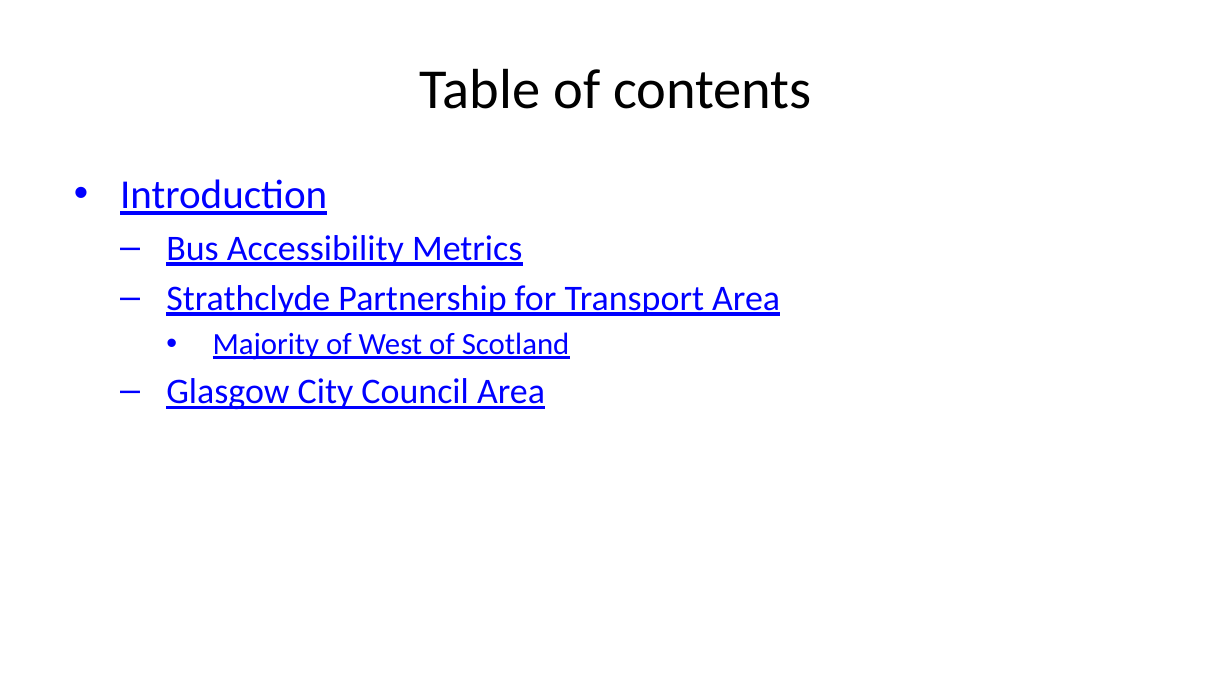
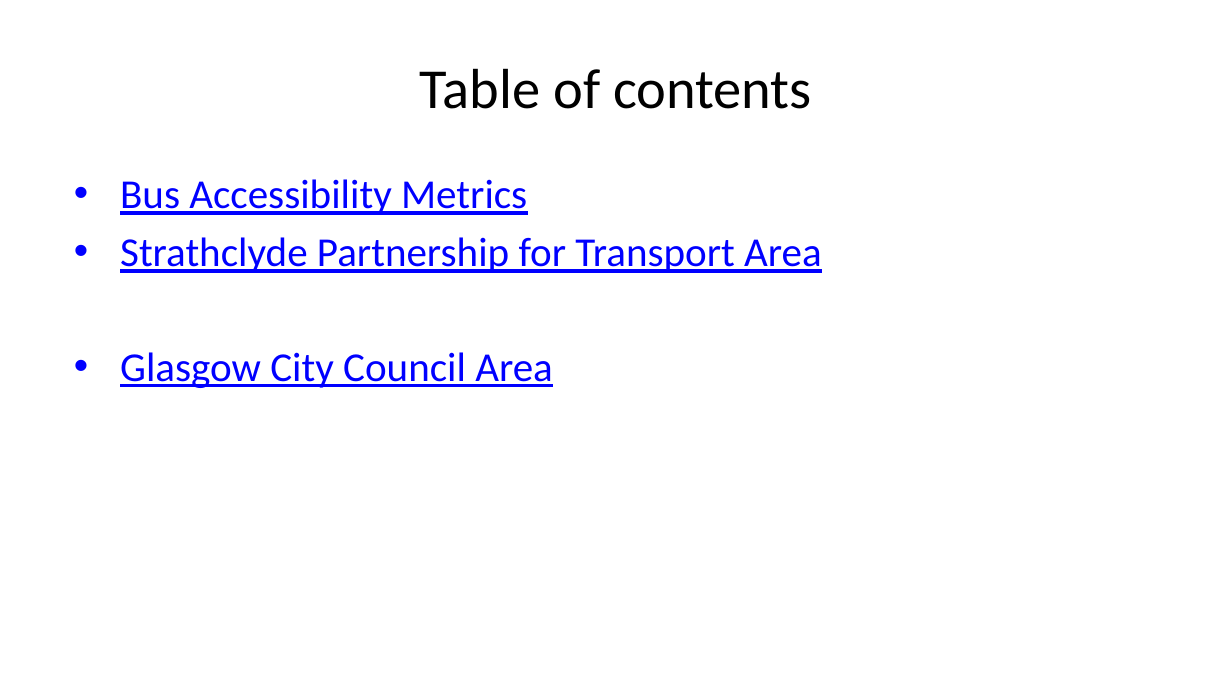
Before and after one commit to SamAllwood/Scotland_Bus_Access, a slide deck: slide 2 of slides.pptx. Drawn at 1232x693 pixels with LibreOffice and Linux fonts; fonts in the diff are those of the drawing. Boxes give left, top, right and bottom in pixels: in the first picture for what was removed or moved away, otherwise in the second. Text is boxed around its words. In the diff, an @@ line names an element or a change of style, - is before the commit and + after.

```diff
--- a/slides.pptx
+++ b/slides.pptx
@@ text "Bus Accessibility Metrics" at (x1=120, y1=179, x2=822, y2=388): size 21 to 24 pt; bullet – to •; list level 2 to 1 in "Bus Accessibility Metrics"; list level 2 to 1 in "Strathclyde Partnership for Transport Area"; list level 2 to 1 in "Glasgow City Council Area" @@
@@ text at (x1=120, y1=179, x2=327, y2=215): paragraph removed @@
-• Introduction
@@ text at (x1=213, y1=332, x2=570, y2=360): paragraph removed @@
-    • Majority of West of Scotland
```
Also in this commit, not shown: 2 other slides changed, 1 slide added, 1 slide removed.
